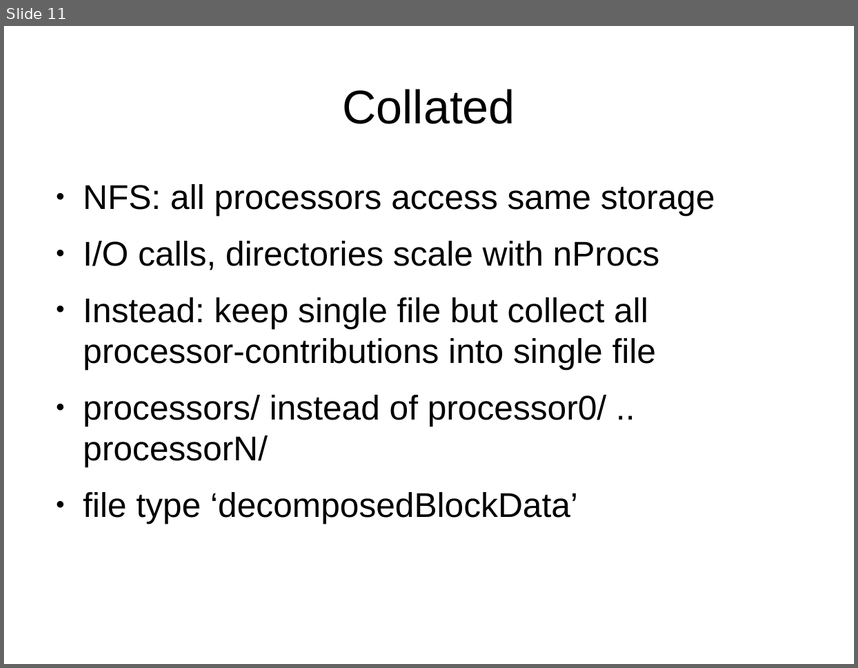
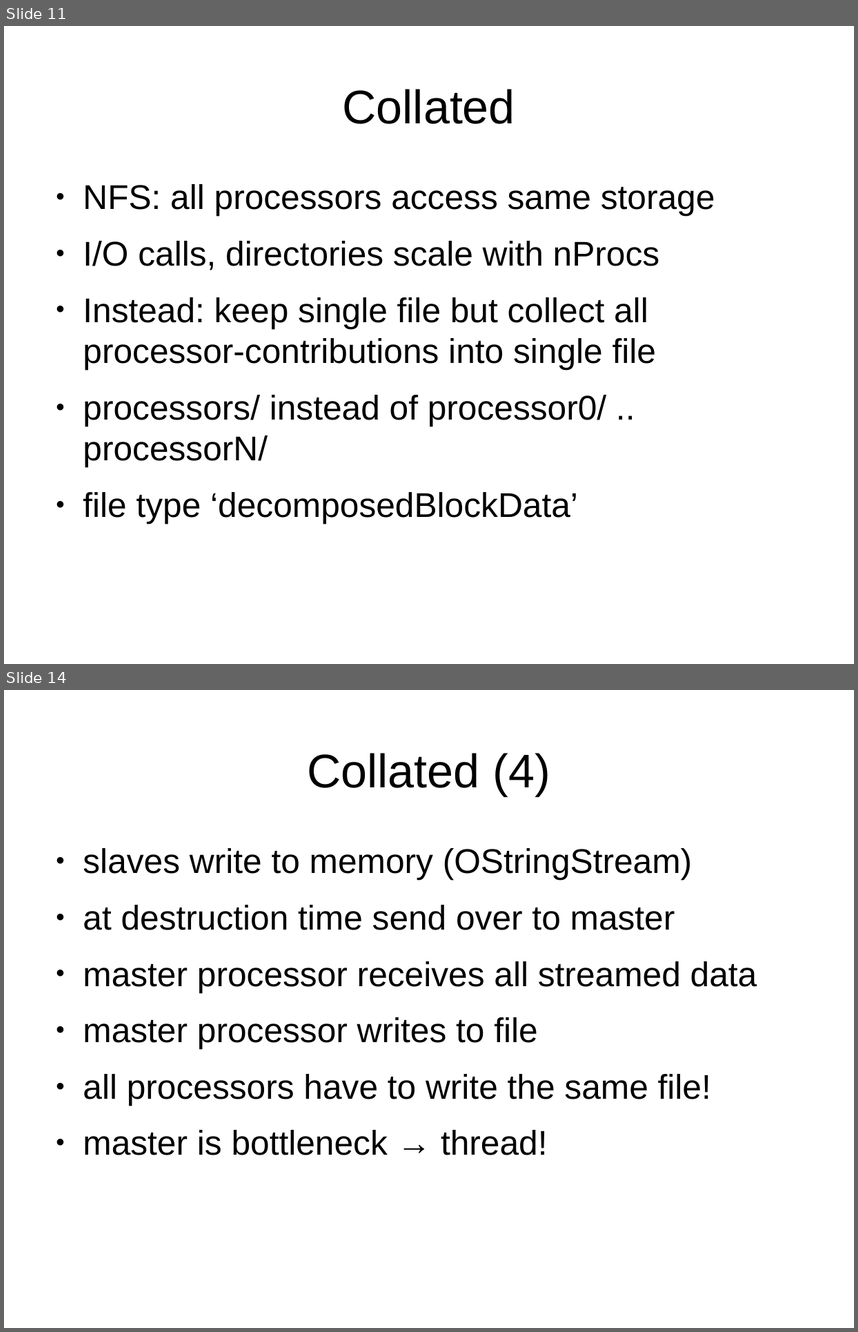
Before and after one commit to mattijsjanssens/mattijs-extensions, a slide deck: doc/Notes/GlobalFile_UGM2017/presentation.odp. Shown one above the other, each under a label of ours: slide 11 before the commit, slides 11 and 14 after it; the slides between them are not shown. The pictures are 858x668 and 858x1332 pixels, drawn with LibreOffice and Linux fonts; fonts in the diff are those of the drawing. Boxes give left, top, right and bottom in pixels: in the first picture for what was removed or moved away, otherwise in the second. Text is boxed around its words. In the diff, an @@ line names an element or a change of style, - is before the commit and + after.

```diff
--- a/doc/Notes/GlobalFile_UGM2017/presentation.odp
+++ b/doc/Notes/GlobalFile_UGM2017/presentation.odp
@@ slide 14 added at [4, 690, 854, 1328], background #FFFFFF @@
@@ title added at [307, 753, 550, 796], 44 pt, text #000000 @@
+Collated (4)
@@ text added at [83, 848, 757, 1155], 32 pt, text #000000 @@
+● slaves write to memory (OStringStream)
+● at destruction time send over to master
+● master processor receives all streamed data
+● master processor writes to file
+● all processors have to write the same file!
+● master is bottleneck → thread!
```
Also in this commit, not shown: 3 slides changed, 3 other slides added.
